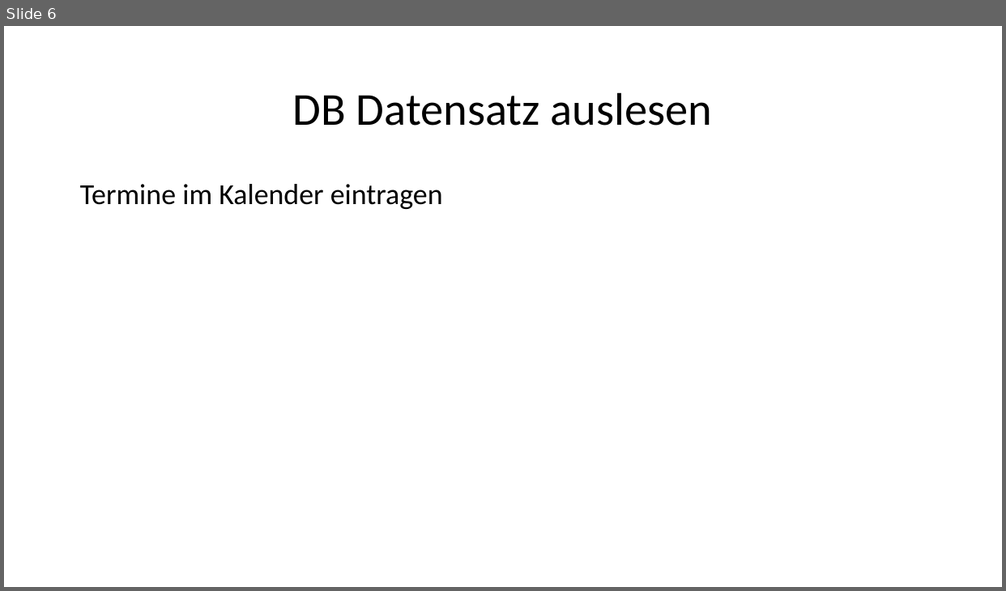
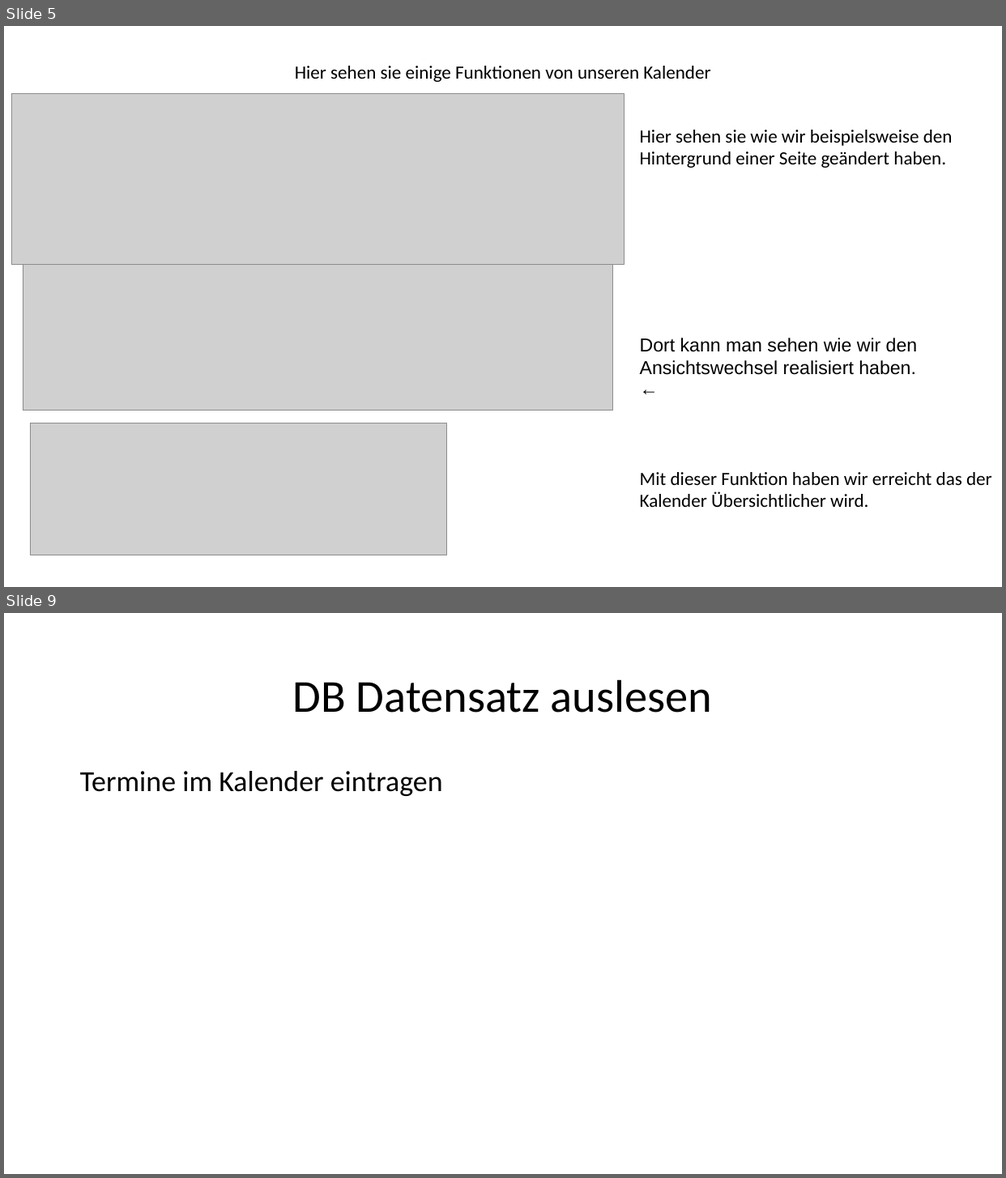
Before and after one commit to Fabusch/Kalenderprojekt, a slide deck: derKalender/Gruppen Kalender.odp. Shown one above the other, each under a label of ours: slide 6 before the commit, slides 5 and 9 after it; the slides between them are not shown. The pictures are 1006x591 and 1006x1178 pixels, drawn with LibreOffice and Linux fonts; fonts in the diff are those of the drawing; grey boxes stand for pictures. Boxes give left, top, right and bottom in pixels: in the first picture for what was removed or moved away, otherwise in the second. Text is boxed around its words. In the diff, an @@ line names an element or a change of style, - is before the commit and + after.

```diff
--- a/derKalender/Gruppen Kalender.odp
+++ b/derKalender/Gruppen Kalender.odp
@@ slide 5 added at <box>4,26,1002,587</box>, background #FFFFFF @@
@@ title added at <box>295,66,710,82</box>, 18 pt, text #000000 @@
+Hier sehen sie einige Funktionen von unseren Kalender
@@ picture added at <box>11,93,624,264</box> @@
@@ text added at <box>640,130,953,168</box>, 18 pt, text #000000 @@
+Hier sehen sie wie wir beispielsweise den Hintergrund einer Seite geändert haben.
@@ picture added at <box>23,264,612,411</box> @@
@@ text added at <box>640,338,918,375</box>, 18 pt, text #000000 @@
+Dort kann man sehen wie wir den Ansichtswechsel realisiert haben.
@@ picture added at <box>30,424,446,556</box> @@
@@ text added at <box>640,472,992,507</box>, 18 pt, text #000000 @@
+Mit dieser Funktion haben wir erreicht das der Kalender Übersichtlicher wird.
@@ what was slide 6 is now slide 9 @@
```
Also in this commit, not shown: 3 slides changed, 4 other slides added, 2 slides removed.
